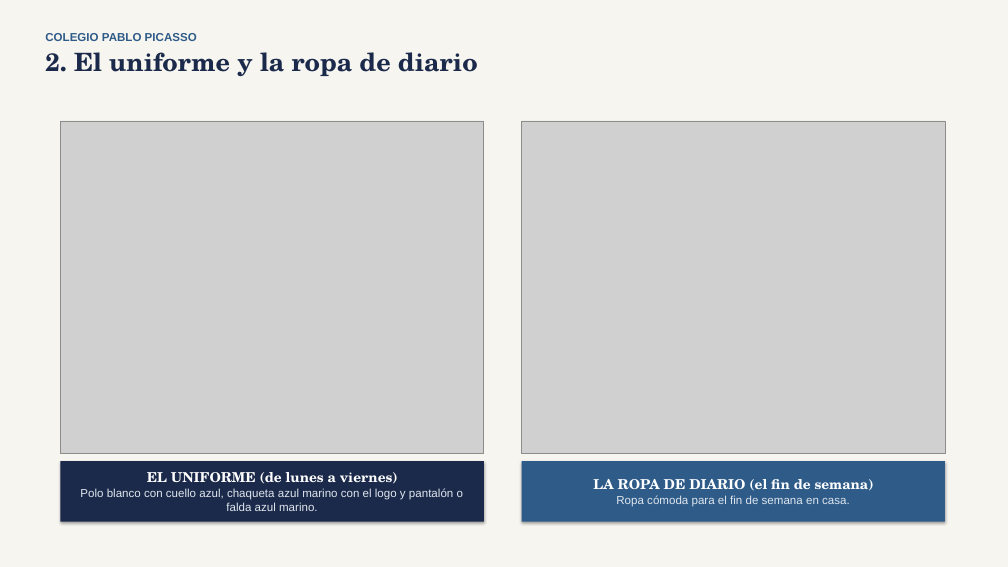
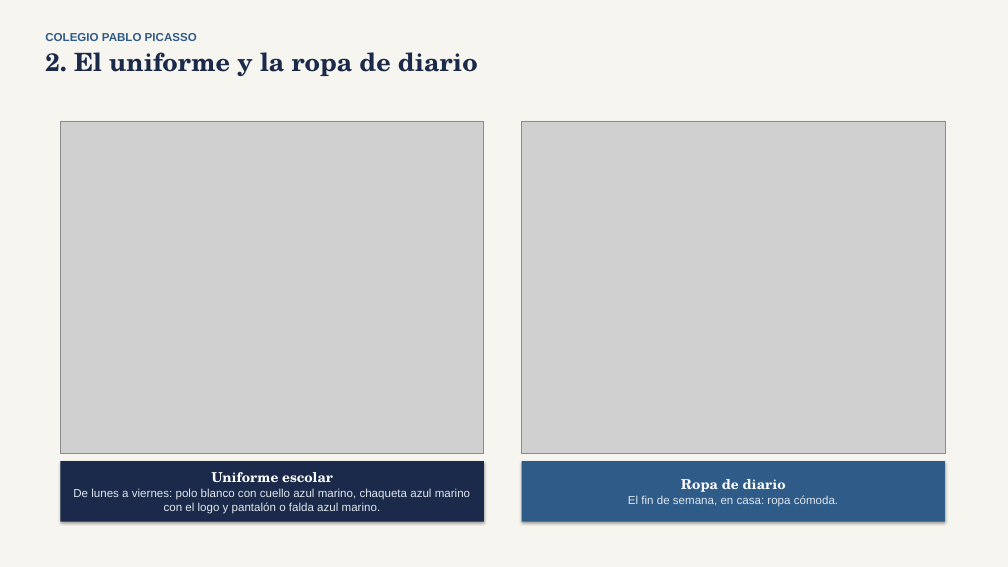
Before and after one commit to natxmans/colegio-aurora, a slide deck: slide 3 of presentacion/nuestro_colegio_ideal.pptx. Drawn at 1008x567 pixels with LibreOffice and Linux fonts; fonts in the diff are those of the drawing; grey boxes stand for pictures. Boxes give left, top, right and bottom in pixels: in the first picture for what was removed or moved away, otherwise in the second. Text is boxed around its words. In the diff, an @@ line names an element or a change of style, - is before the commit and + after.

```diff
--- a/presentacion/nuestro_colegio_ideal.pptx
+++ b/presentacion/nuestro_colegio_ideal.pptx
@@ text in rectangle at (x1=73, y1=472, x2=470, y2=514): text changed @@
-EL UNIFORME (de lunes a viernes)
-Polo blanco con cuello azul, chaqueta azul marino con el logo y pantalón o falda azul marino.
+Uniforme escolar
+De lunes a viernes: polo blanco con cuello azul marino, chaqueta azul marino con el logo y pantalón o falda azul marino.
@@ text in rectangle at (x1=628, y1=479, x2=838, y2=507): text changed @@
-LA ROPA DE DIARIO (el fin de semana)
-Ropa cómoda para el fin de semana en casa.
+Ropa de diario
+El fin de semana, en casa: ropa cómoda.
```
Also in this commit, not shown: 2 other slides changed, 55 other files.
